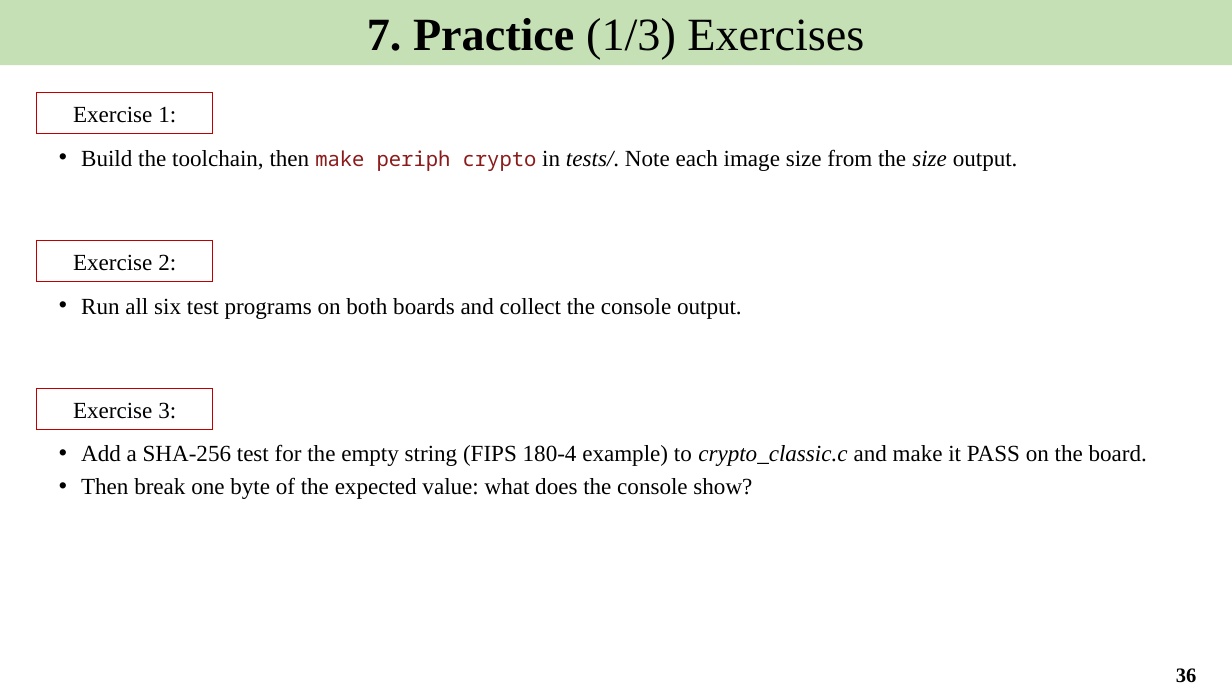
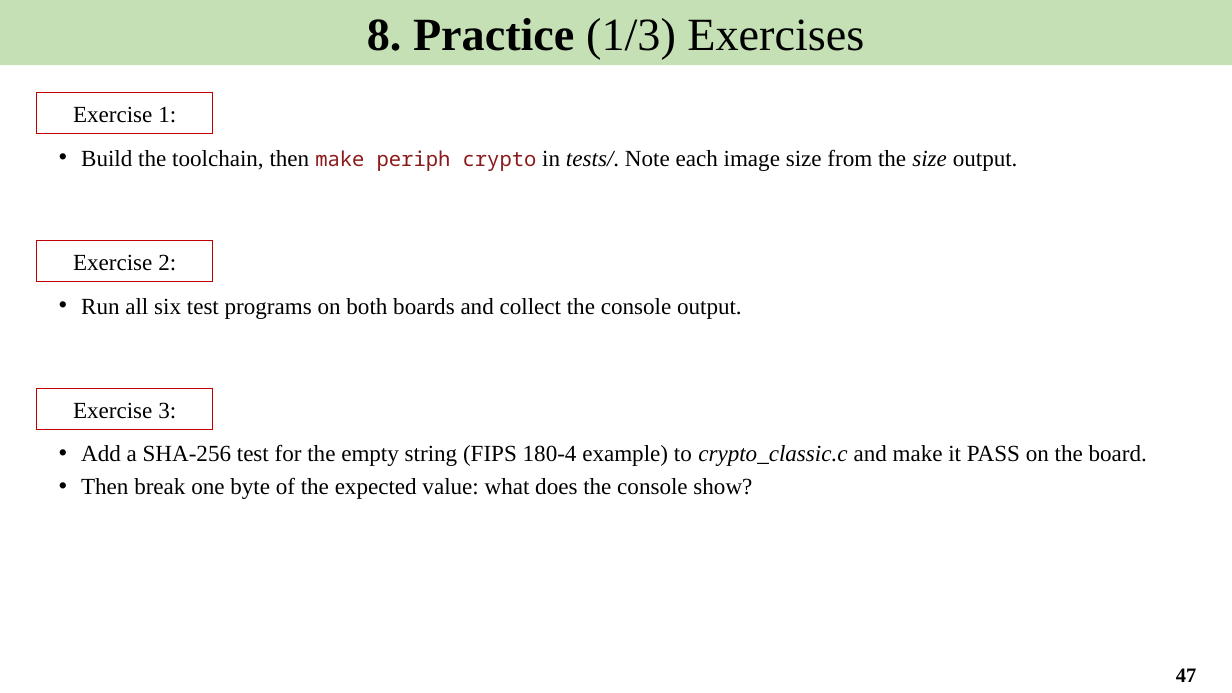
Before and after one commit to Khaiduy/chipyard-edhoc, a slide deck: slide 47 of fpga/sw/export/docs/slides/02_Software_environment_and_tests.pptx (slide 36 before the commit). Drawn at 1232x693 pixels with LibreOffice and Linux fonts; fonts in the diff are those of the drawing. Boxes give left, top, right and bottom in pixels: in the first picture for what was removed or moved away, otherwise in the second. Text is boxed around its words. In the diff, an @@ line names an element or a change of style, - is before the commit and + after.

```diff
--- a/fpga/sw/export/docs/slides/02_Software_environment_and_tests.pptx
+++ b/fpga/sw/export/docs/slides/02_Software_environment_and_tests.pptx
@@ text in rectangle at [367,18,864,60]: text changed @@
-7. Practice (1/3) Exercises
+8. Practice (1/3) Exercises
@@ page number at [1176,668,1196,682]: text changed @@
-36
+47
```
Also in this commit, not shown: 12 other slides changed, 11 slides added, 5 other files.
